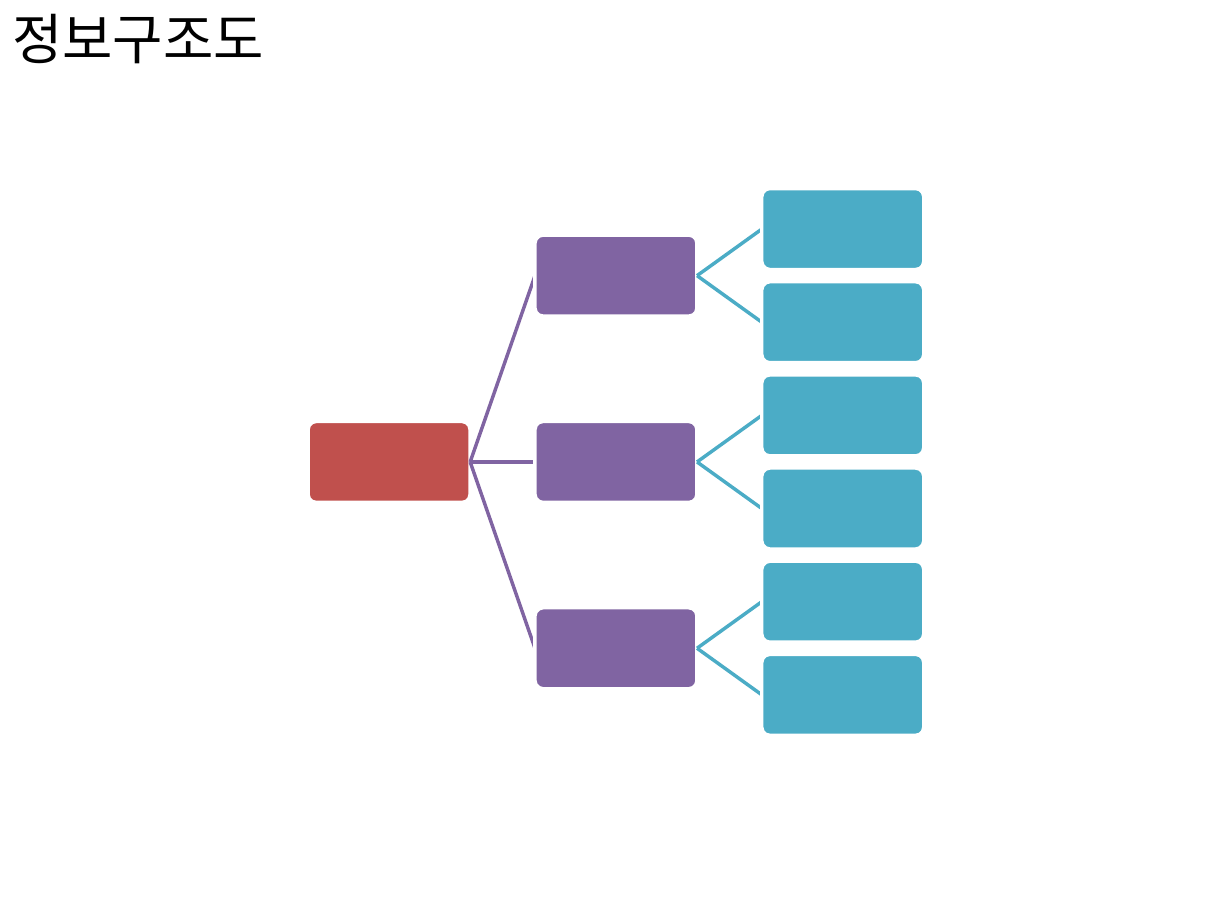
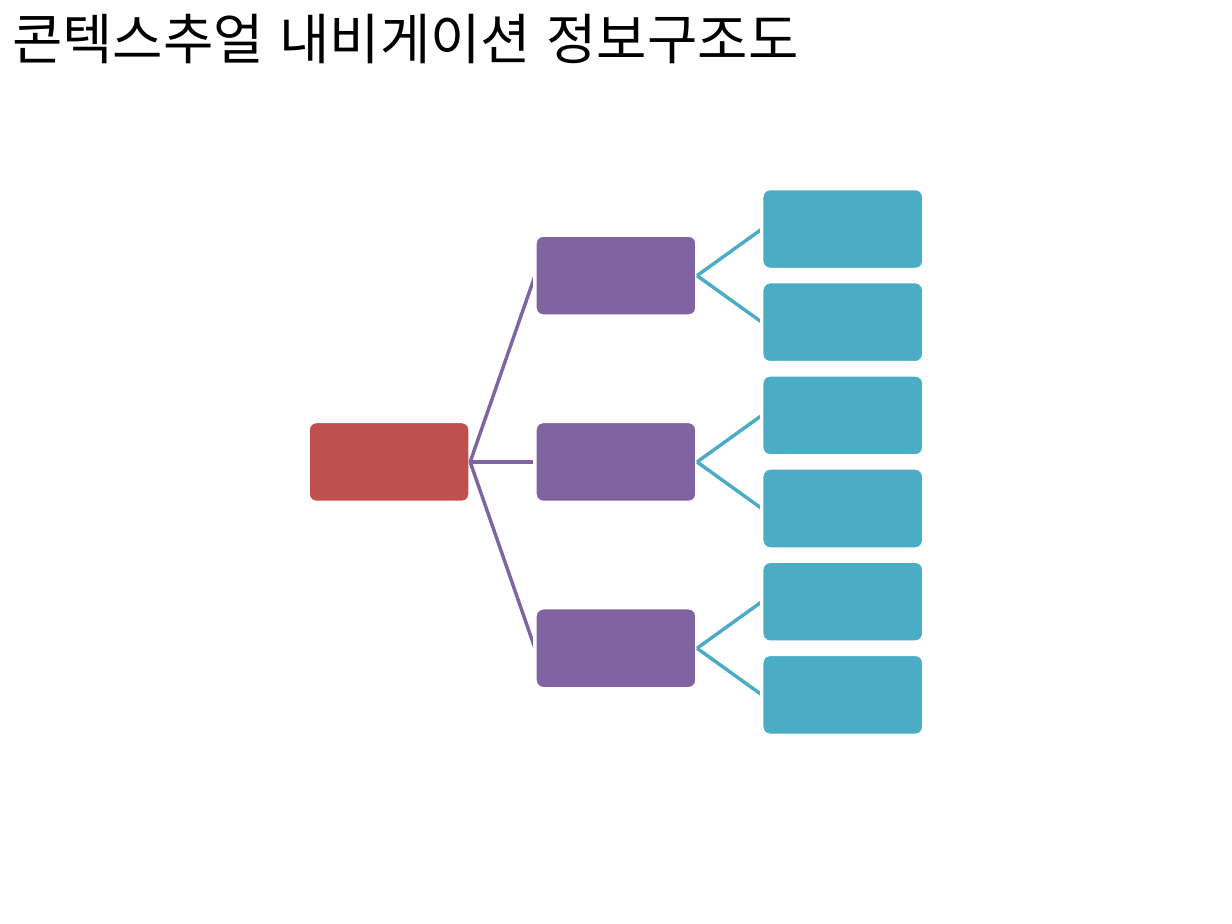
Before and after one commit to gns11/ex, a slide deck: slide 4 of UI 아키텍처 설계-안종훈.pptx. Drawn at 1232x924 pixels with LibreOffice and Linux fonts; fonts in the diff are those of the drawing. Boxes give left, top, right and bottom in pixels: in the first picture for what was removed or moved away, otherwise in the second. Text is boxed around its words. In the diff, an @@ line names an element or a change of style, - is before the commit and + after.

```diff
--- a/UI 아키텍처 설계-안종훈.pptx
+++ b/UI 아키텍처 설계-안종훈.pptx
@@ text at <box>12,13,799,64</box>: text changed @@
-정보구조도
+콘텍스추얼 내비게이션 정보구조도
```
Also in this commit, not shown: 2 other slides changed.
